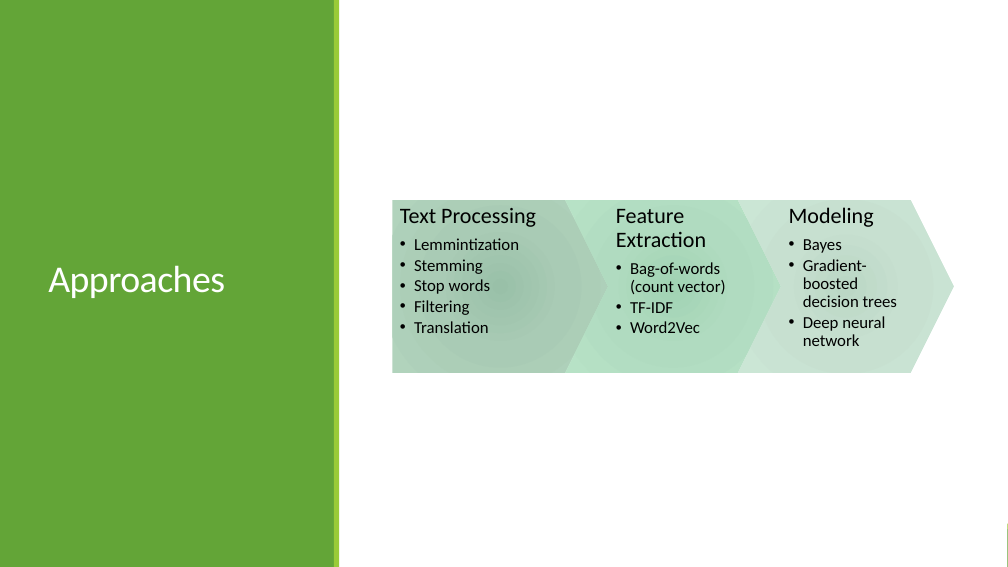
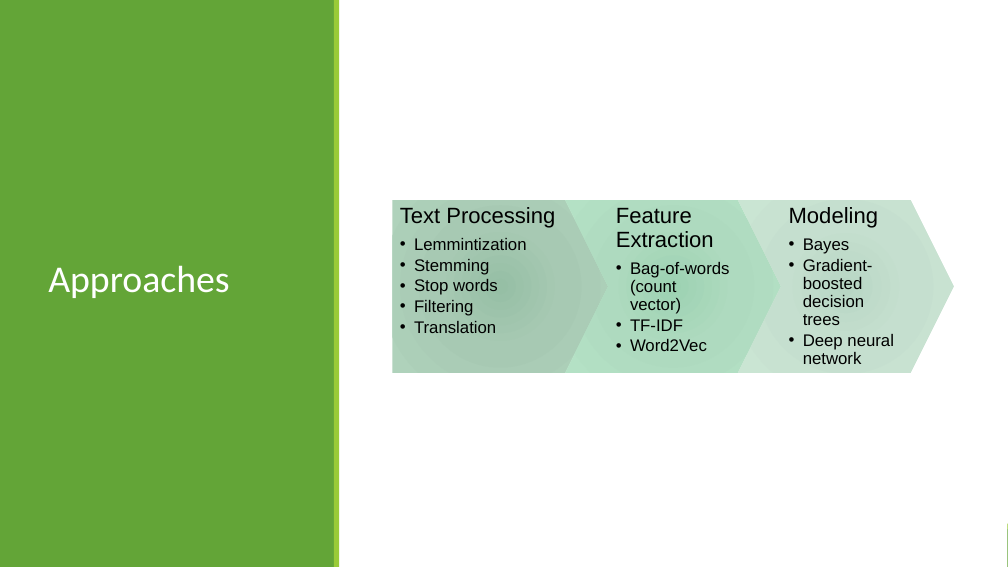
Before and after one commit to LinghanX/Project_Veritas, a slide deck: slide 4 of presentations/FakeNews_Final.pptx. Drawn at 1008x567 pixels with LibreOffice and Linux fonts; fonts in the diff are those of the drawing. Boxes give left, top, right and bottom in pixels: in the first picture for what was removed or moved away, otherwise in the second. Text is boxed around its words. In the diff, an @@ line names an element or a change of style, - is before the commit and + after.

```diff
--- a/presentations/FakeNews_Final.pptx
+++ b/presentations/FakeNews_Final.pptx
@@ title "Approaches" at (x1=48, y1=265, x2=229, y2=298): letter spacing -0.5 to 0 pt; indent changed @@
@@ pentagon arrow at (x1=392, y1=200, x2=609, y2=374): fill gradient #9AC2A9 to #AACBB6 to #B2D3BE to gradient #96BFA5 to #A7C9B3 to #AFD2BB @@
@@ chevron at (x1=565, y1=200, x2=781, y2=374): fill gradient #A2D3B4 to #B2DBC1 to #B7E2C7 to gradient #9DD2B2 to #AEDABF to #B4E1C5 @@
@@ chevron at (x1=738, y1=200, x2=954, y2=374): fill gradient #BCD8C6 to #C9E1D1 to #CDE6D6 to gradient #B8D6C4 to #C5DFCF to #CAE5D3 @@
@@ font Calibri to Arial; less space between paragraphs; more space between paragraphs in 3 elements at (x1=400, y1=207, x2=555, y2=333), (x1=616, y1=208, x2=730, y2=351), (x1=789, y1=207, x2=894, y2=364) @@
```
Also in this commit, not shown: 13 other slides changed, 1 slide added.
